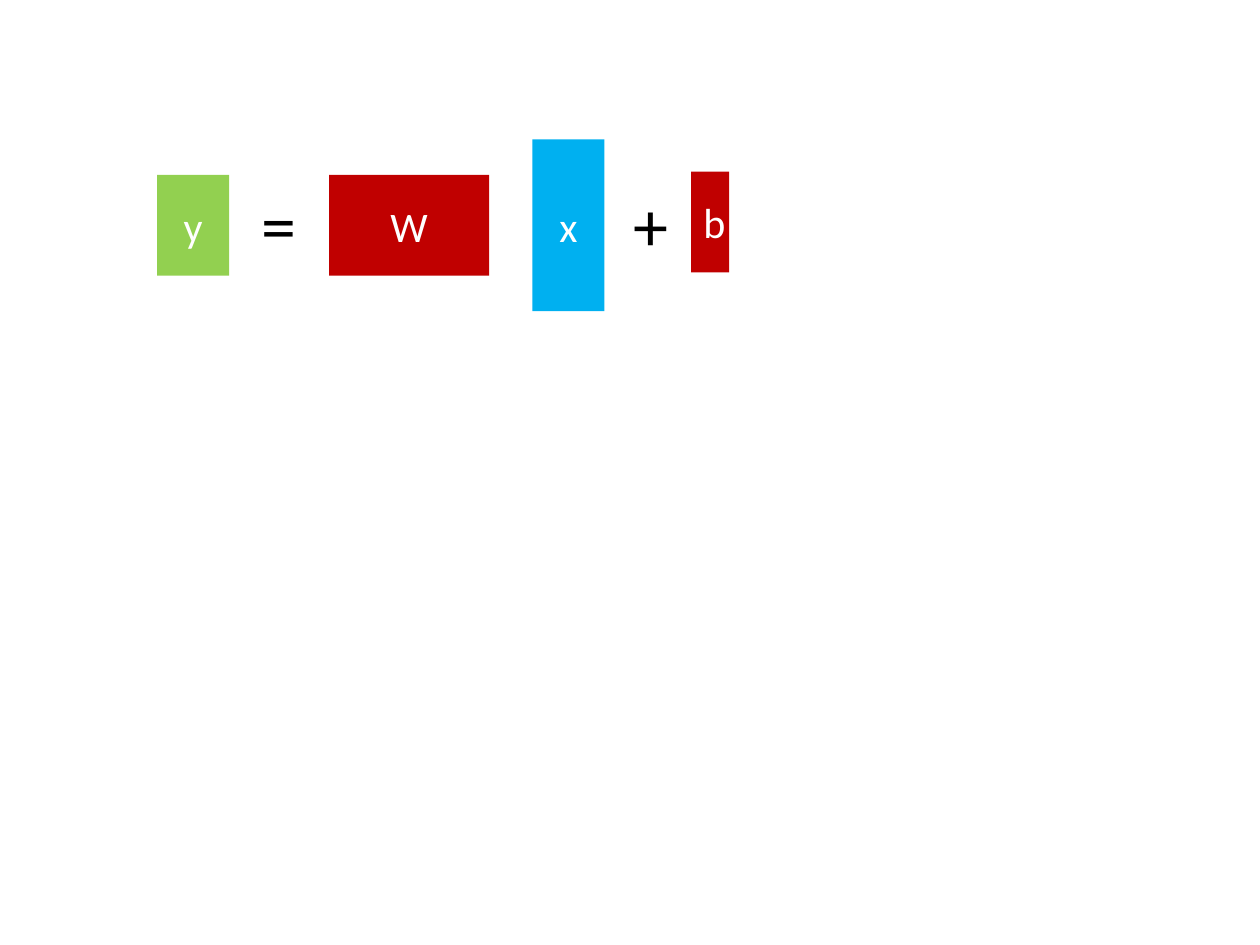
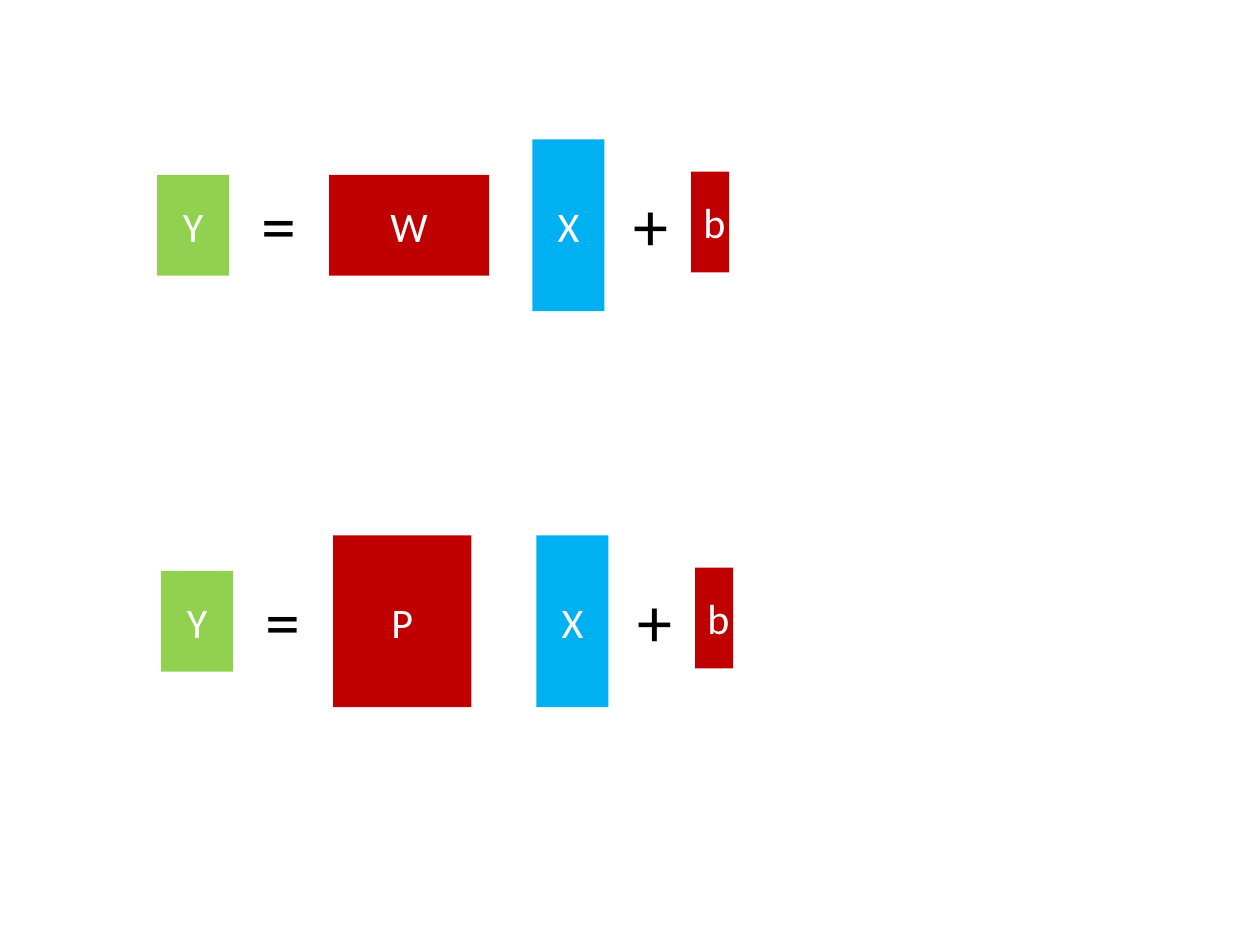
Before and after one commit to hshindo/Merlin.jl, a slide deck: slide 1 of docs/src/assets/figures.pptx. Drawn at 1260x945 pixels with LibreOffice and Linux fonts; fonts in the diff are those of the drawing. Boxes give left, top, right and bottom in pixels: in the first picture for what was removed or moved away, otherwise in the second. Text is boxed around its words. In the diff, an @@ line names an element or a change of style, - is before the commit and + after.

```diff
--- a/docs/src/assets/figures.pptx
+++ b/docs/src/assets/figures.pptx
@@ text in rectangle at [183,215,203,242]: text changed @@
-y
+Y
@@ text in rectangle at [558,215,580,242]: text changed @@
-x
+X
@@ rectangle added at [333,536,471,707], fill #C00000, 24 pt, text #FFFFFF @@
+P
@@ rectangle added at [537,536,609,707], fill #00B0F0, 24 pt, text #FFFFFF @@
+X
@@ rectangle added at [696,568,733,669], fill #C00000, 24 pt, text #FFFFFF @@
+b
@@ rectangle added at [161,571,233,672], fill #92D050, 24 pt, text #FFFFFF @@
+Y
@@ text added at [253,571,314,668], 40 pt, text #000000 @@
+=
@@ text added at [625,571,685,668], 40 pt, text #000000 @@
++
```
Also in this commit, not shown: 7 other files.
